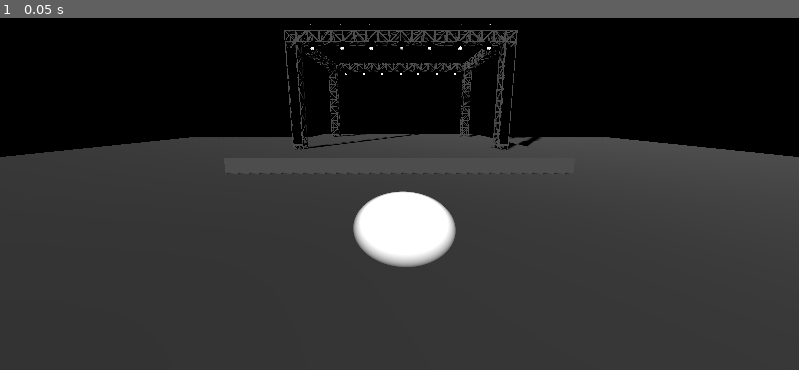
Above: before the commit, frame 1.
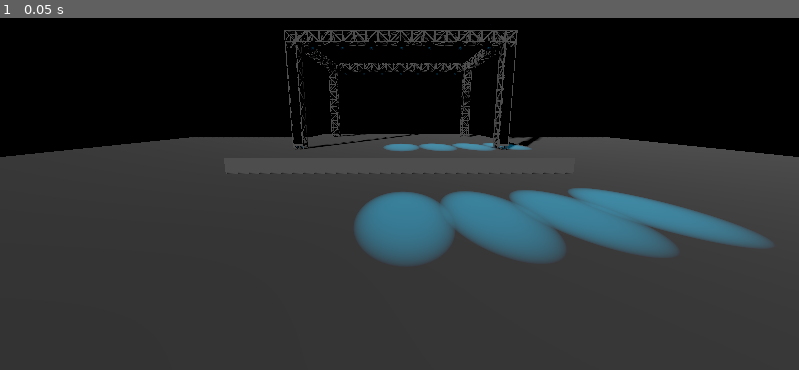
Above: after the commit, the same moment.

Repository: not-my-username/spectrum
Game: Godot game, scene res://node_3d.tscn
Two runs of this game, one before a commit and one after it. Both use one fixed random seed, a clock stepped at 60 frames per second and the inputs below. This scene is started directly instead of the project's main scene.
Inputs:
- Up to frame 1 (0.05 s): no input

The runs differ from the first frame. In frame 1, 7.7% of the frame differs, in the area x 37-97%, y 1-71%.
Error before the commit: Parse Error: Function "remap_range" has the same name as a previously declared function. (res://pattern_controll.gd:88)

Commit message:
made some more changes

Diff:
--- a/pattern_controll.gd
+++ b/pattern_controll.gd
@@ -74,8 +74,12 @@
 						n.light_color = debug_color
 						n.get_children()[0].light_energy = light_colour
 						n.get_children()[0].light_color = debug_color
-			print("0|"+str(int(remap_range(height, 0, 500, 0, 255))))
-			socket.send_text("0|"+str(int(remap_range(height, 0, 500, 0, 255))))
+			if height > 300:
+
+				print("0|"+str(int(remap_range(height, 0, 500, 0, 255))))
+				socket.send_text("0|255")
+			else:
+				socket.send_text("0|0")
 
 #			for N in get_node("Top Down").get_children():
 #				print(N)
@@ -84,6 +88,3 @@
 
 func remap_range(value, InputA, InputB, OutputA, OutputB):
 	return(value - InputA) / (InputB - InputA) * (OutputB - OutputA) + OutputA
-
-func remap_range(value, InputA, InputB, OutputA, OutputB):
-	return(value - InputA) / (InputB - InputA) * (OutputB - OutputA) + OutputA
